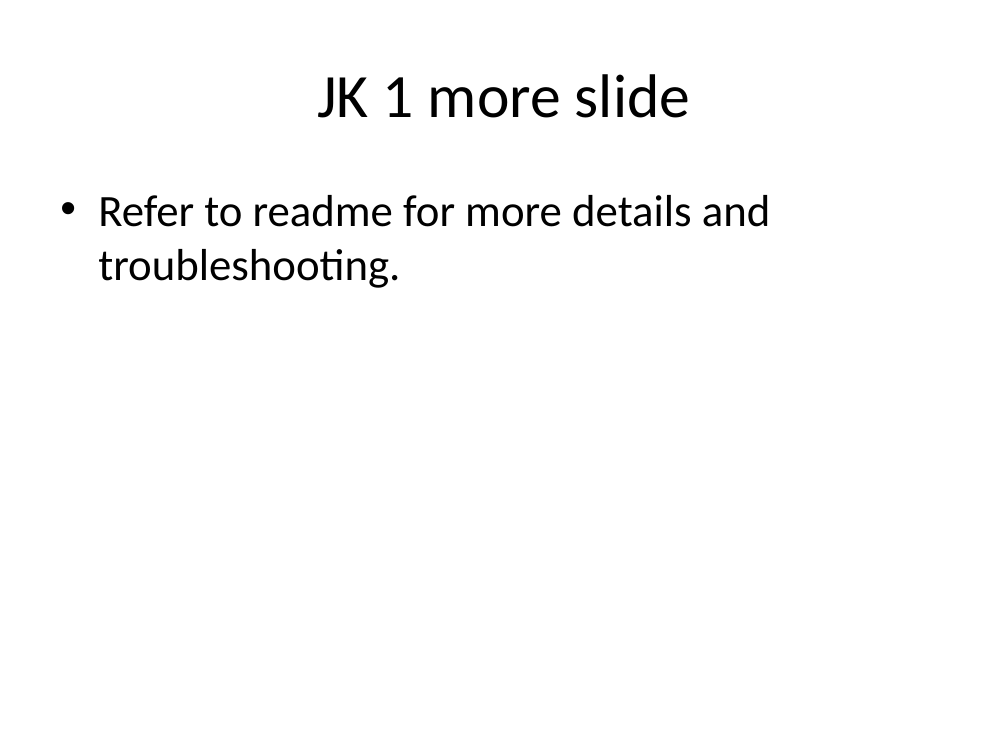
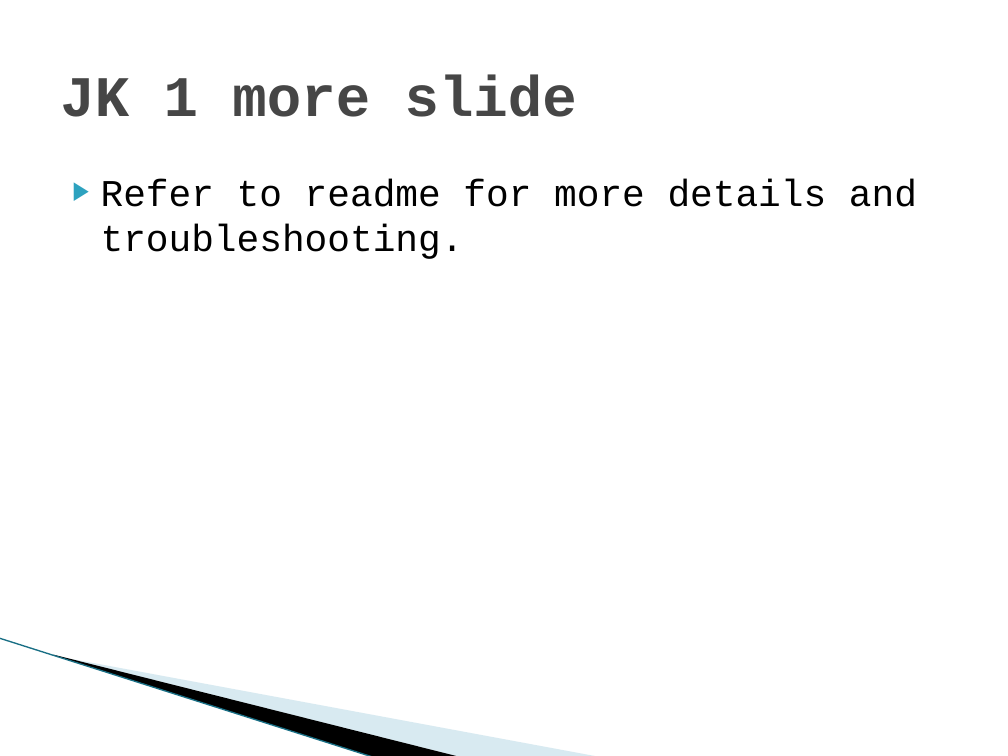
Before and after one commit to xiaohw7/cgmoi, a slide deck: slide 2 of CGMOI in 1 slide.pptx. Drawn at 1008x756 pixels with LibreOffice and Linux fonts; fonts in the diff are those of the drawing; background and template pictures are left out. Boxes give left, top, right and bottom in pixels: in the first picture for what was removed or moved away, otherwise in the second. Text is boxed around its words. In the diff, an @@ line names an element or a change of style, - is before the commit and + after.

```diff
--- a/CGMOI in 1 slide.pptx
+++ b/CGMOI in 1 slide.pptx
@@ title "JK 1 more slide" at (60, 74, 577, 117): size 44 to 41 pt, font Calibri to Courier New, text colour #000000 to #464646, bold on; alignment centre to left @@
@@ text "Refer to readme for more ...": place and size @@
-text "Refer to readme for more ..." at (98, 195, 771, 288)
+text "Refer to readme for more ..." at (101, 179, 917, 259)
@@ text "Refer to readme for more ..." at (101, 179, 917, 259): size 32 to 27 pt, font Calibri to Courier New; bullet • to ▶; less space between paragraphs @@
@@ freeform shape added at (79, 551, 498, 711), fill #A0CBDC at 40% opacity @@
@@ freeform shape added at (0, 638, 413, 731), fill #000000 @@
@@ line added from (0, 638) to (374, 756), #97C5D8 0.95 pt @@
```
Also in this commit, not shown: 1 other slide changed, 1 other file.
